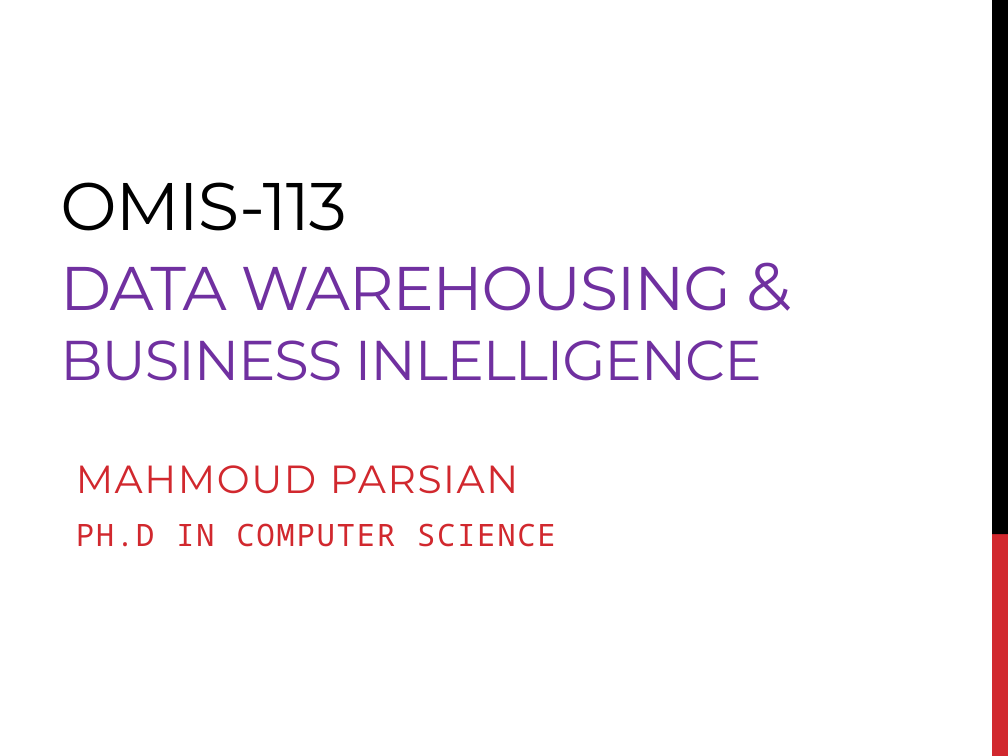
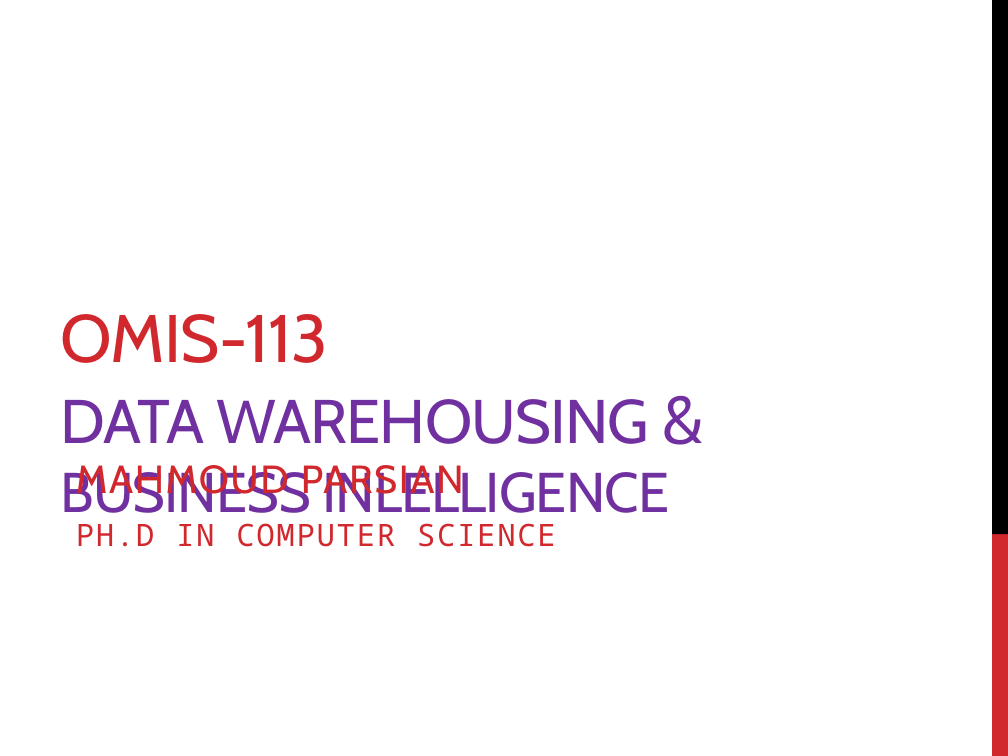
Before and after one commit to mahmoudparsian/data-warehousing-and-business-intelligence, a slide deck: slide 1 of resources/class_lectures/week_01_Introduction_to_MySQL_and_Tableau/week_01_intro_to_course_OMIS_113.pptx. Drawn at 1008x756 pixels with LibreOffice and Linux fonts; fonts in the diff are those of the drawing. Boxes give left, top, right and bottom in pixels: in the first picture for what was removed or moved away, otherwise in the second. Text is boxed around its words. In the diff, an @@ line names an element or a change of style, - is before the commit and + after.

```diff
--- a/resources/class_lectures/week_01_Introduction_to_MySQL_and_Tableau/week_01_intro_to_course_OMIS_113.pptx
+++ b/resources/class_lectures/week_01_Introduction_to_MySQL_and_Tableau/week_01_intro_to_course_OMIS_113.pptx
@@ title "OMIS-113 DATA WAREHOUSING & BUSINESS ..." at [60, 314, 669, 525]: font Montserrat to Cabin, letter spacing -0.8 to -0.6 pt; text colour #000000 to #D1282E in "OMIS-113"; vertical alignment middle to bottom @@
@@ text at [76, 465, 464, 502]: font Montserrat to Cabin in "MAHMOUD PARSIAN" @@
```
Also in this commit, not shown: 37 other slides changed, 10 other files.
